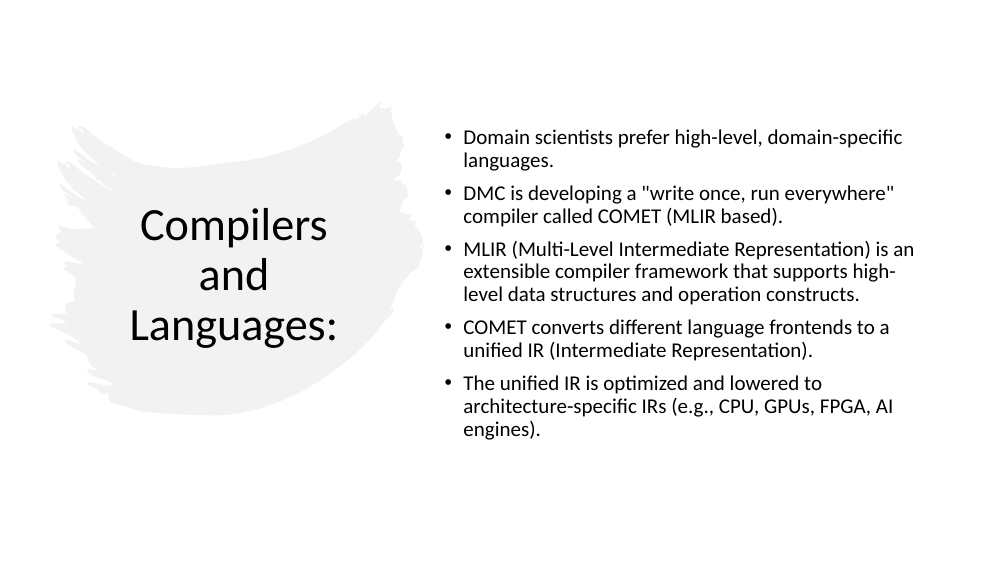
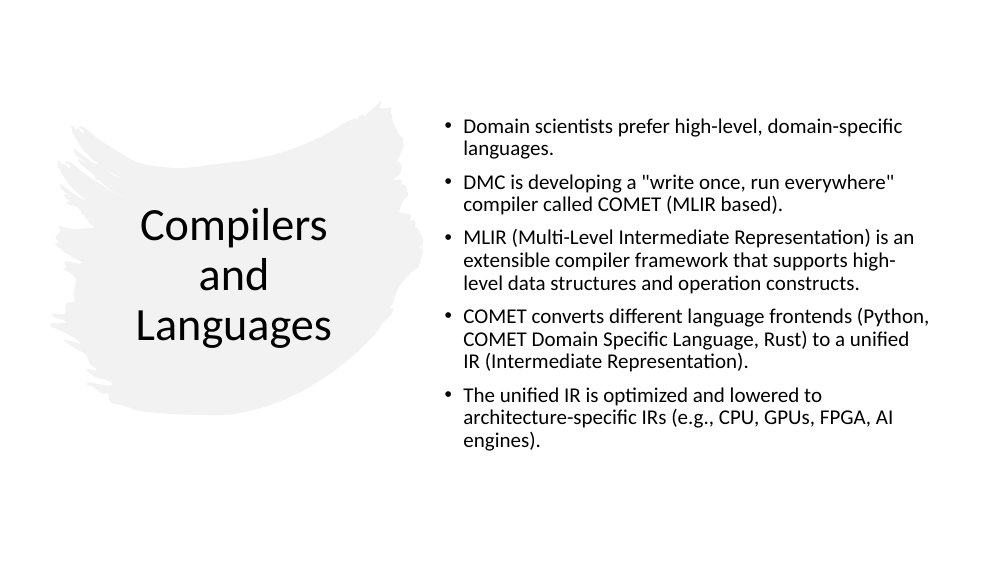
Before and after one commit to dhanifudin/presentation, a slide deck: slide 8 of Codesign.pptx. Drawn at 1008x567 pixels with LibreOffice and Linux fonts; fonts in the diff are those of the drawing. Boxes give left, top, right and bottom in pixels: in the first picture for what was removed or moved away, otherwise in the second. Text is boxed around its words. In the diff, an @@ line names an element or a change of style, - is before the commit and + after.

```diff
--- a/Codesign.pptx
+++ b/Codesign.pptx
@@ title at (136, 208, 332, 348): text changed @@
-Compilers and Languages:
+Compilers and Languages
@@ text at (463, 308, 929, 372): text changed @@
-• COMET converts different language frontends to a unified IR (Intermediate Representation).
+• COMET converts different language frontends (Python, COMET Domain Specific Language, Rust) to a unified IR (Intermediate Representation).
```
Also in this commit, not shown: 1 other slide changed, 1 slide added.
